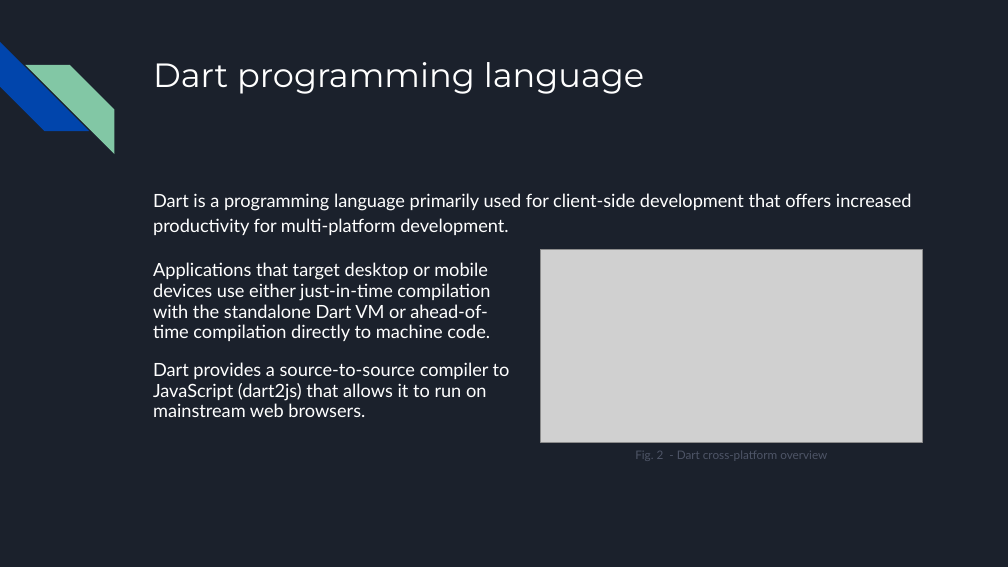
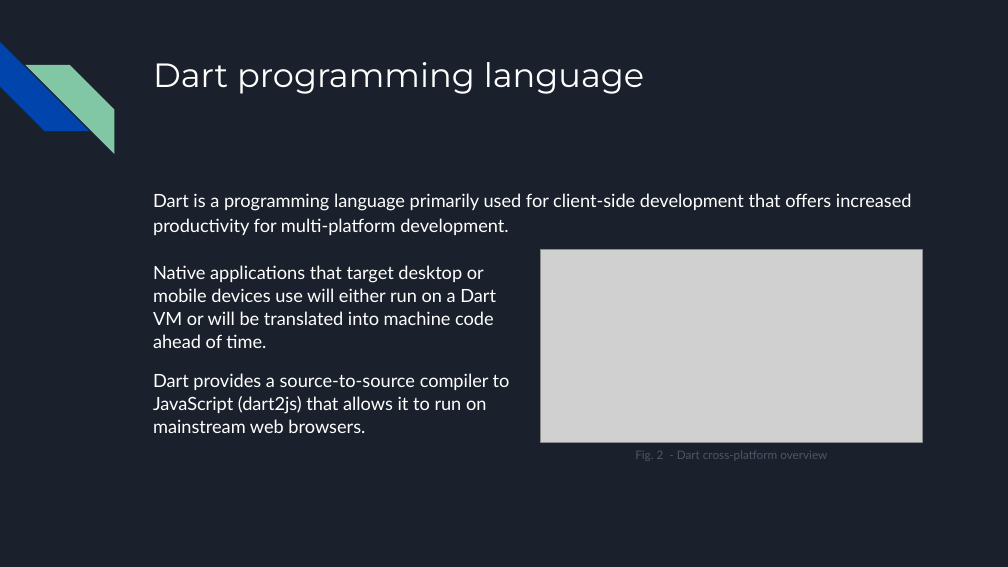
Before and after one commit to darius-calugar/flutter-presentation-project, a slide deck: slide 5 of docs/Flutter & Dart Presentation.pptx. Drawn at 1008x567 pixels with LibreOffice and Linux fonts; fonts in the diff are those of the drawing; grey boxes stand for pictures. Boxes give left, top, right and bottom in pixels: in the first picture for what was removed or moved away, otherwise in the second. Text is boxed around its words. In the diff, an @@ line names an element or a change of style, - is before the commit and + after.

```diff
--- a/docs/Flutter & Dart Presentation.pptx
+++ b/docs/Flutter & Dart Presentation.pptx
@@ text at [153, 265, 496, 348]: text changed @@
-Applications that target desktop or mobile devices use either just-in-time compilation with the standalone Dart VM or ahead-of-time compilation directly to machine code.
+Native applications that target desktop or mobile devices use will either run on a Dart VM or will be translated into machine code ahead of time.
@@ text at [153, 373, 510, 433]: line spacing 0.95 to 1.05 @@
```
Also in this commit, not shown: 1 slide removed, 6 other files.
